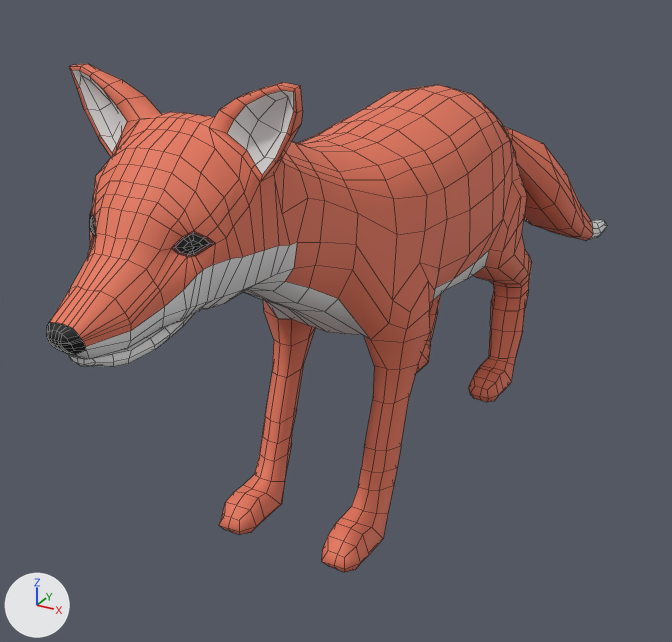
Two versions of the FBX model Assets/Models/Fox.fbx, one commit apart.
Rendered twice from a 50 mm camera at (3.78, -8.14, 2.71) aimed at (-0.32, -0.69, -1.02). Every picture has the same lights, and +X, +Y and +Z are marked at lower left. Mesh edges are drawn as thin lines.
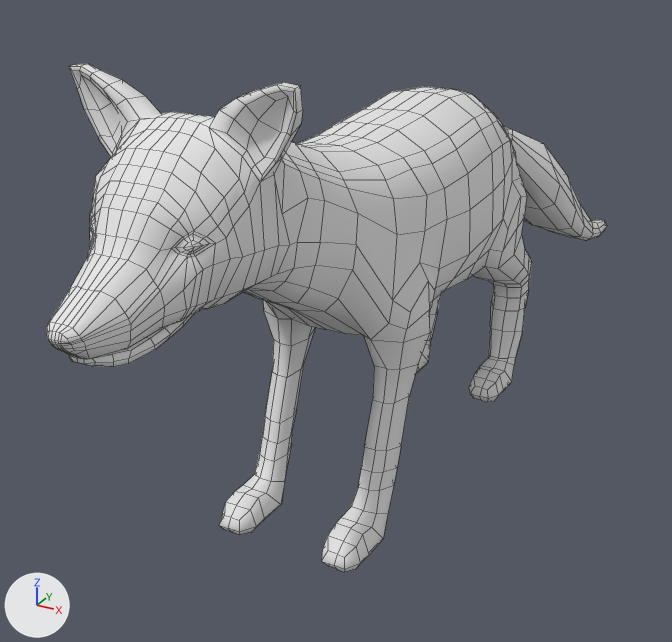
What differs and where, as boxes [x1, y1, x2, y2] in the pictures (672 x 642 px; the box of a moved part takes in the faces that stretch with it):
part 1 of me_mesh, moved or reshaped
    before: [56, 85, 456, 366]
    after: [56, 87, 449, 359]
part 2 of me_mesh, recoloured (red to white)
    both: [50, 64, 593, 572]
part 3 of me_mesh, recoloured
    both: [47, 216, 210, 355]
part 4 of me_mesh, recoloured
    both: [90, 212, 215, 257]

The change, as a diff of the scene's bpy script:
```diff
--- a/Assets/Models/Fox.fbx.py
+++ b/Assets/Models/Fox.fbx.py
@@ me_mesh @@
 # used by ob_cube; location = (0.01, 0.02, -0.14)
-me_mesh.from_pydata(...)  # 1394 vertices, 1386 faces; spans x -1.18..1.18, y -4.67..4.22, z -2.5..1.93
+me_mesh.from_pydata(...)  # 1392 vertices, 1387 faces; spans x -1.18..1.18, y -4.67..4.22, z -2.5..1.93
+# me_mesh part 1
+# 5 vertices are removed from x -0.01..0.0, y -4.09..2.09, z -0.54..0.74
+# 16 faces are deleted
+# 8 vertices in x 0.0, y -4.49..-3.3, z 0.36..1.66 move by (0.0, 0.01, 0.0)
+# 7 vertices in x 0.0, y -1.48..1.08, z 1.12..1.26 move by (0.0, 0.0, -0.03)
+# 6 vertices in x 0.0, y -4.29..1.19, z -0.75..0.39 move by (0.0, 0.0, 0.02)
+# 6 vertices in x 0.0, y -4.08..-3.21, z 0.36..1.04 move by (0.0, 0.01, 0.01)
+# 3 vertices in x 0.0, y -4.11..-3.85, z 0.33..0.39 move by (0.0, 0.03, 0.01)
+# 3 vertices in x 0.0, y -4.41..-3.04, z 0.36..0.48 move by (0.0, 0.0, 0.01)
+# 14 vertices move from x 0.0, y -4.41..1.96, z -0.76..1.57 to x 0.0, y -4.39..1.95, z -0.73..1.57
+# 3 vertices are added at (0.0, 1.85, -0.36), (0.0, 1.74, -0.58), (0.0, -4.08, 0.42)
+# 17 new faces join them
+# me_mesh part 2: 925 faces spanning x -1.12..1.12, y -4.6..3.81, z -2.5..1.93 switch from mat_base (red #e7775d) to mat_highlight (white #e7e7e7)
+# me_mesh part 3: 84 faces spanning x -0.48..0.48, y -4.67..-3.77, z 0.47..1.06 switch from mat_nose (black #000000) to mat_highlight (white #e7e7e7)
+# me_mesh part 4: 20 faces spanning x -0.51..0.51, y -3.91..-3.76, z 0.92..1.08 switch from mat_material (dark red #632b26) to mat_highlight (white #e7e7e7)
```
